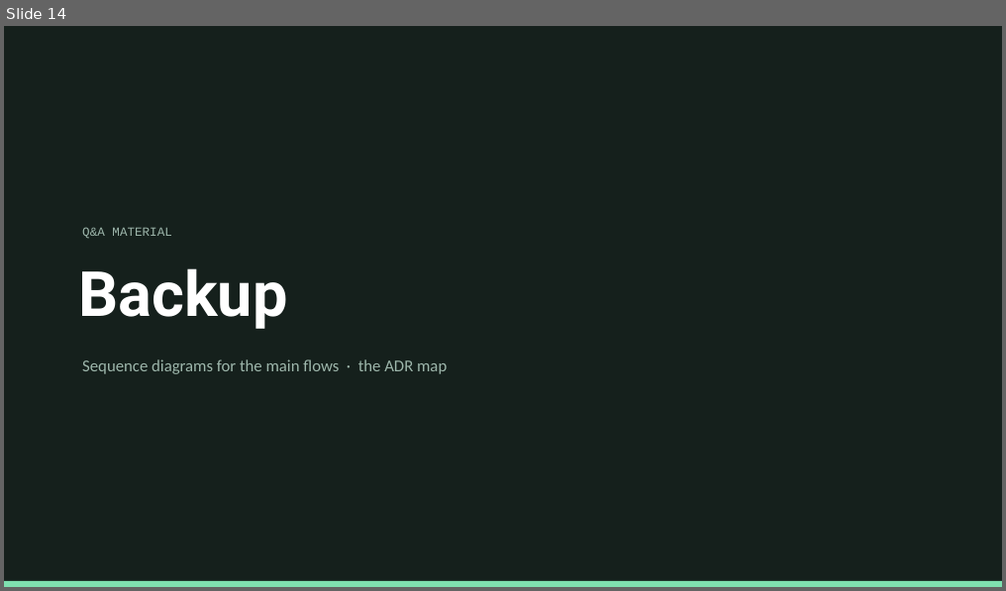
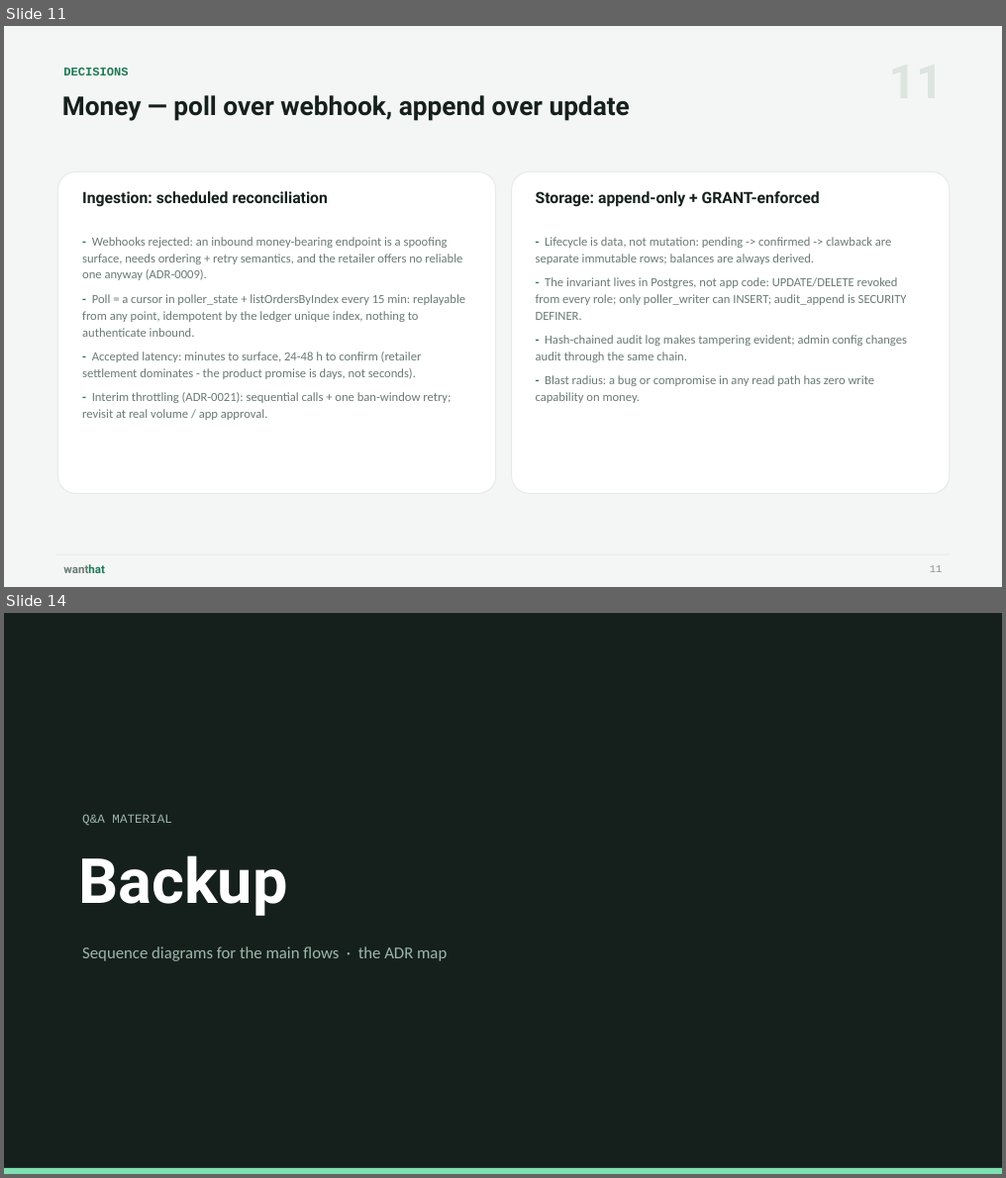
Before and after one commit to wanthat-app/monorepo, a slide deck: slides/wanthat-presentation.pptx. Shown one above the other, each under a label of ours: slide 14 before the commit, slides 11 and 14 after it; the slides between them are not shown. The pictures are 1006x591 and 1006x1178 pixels, drawn with LibreOffice and Linux fonts; fonts in the diff are those of the drawing. Boxes give left, top, right and bottom in pixels: in the first picture for what was removed or moved away, otherwise in the second. Text is boxed around its words. In the diff, an @@ line names an element or a change of style, - is before the commit and + after.

```diff
--- a/slides/wanthat-presentation.pptx
+++ b/slides/wanthat-presentation.pptx
@@ slide 11 added at (4, 26, 1002, 587), background #F4F6F5 @@
@@ text added at (63, 68, 128, 76), 11.5 pt, text #1F7A57, bold @@
+DECISIONS
@@ text added at (62, 95, 630, 121), 25 pt, text #15201C, bold @@
+Money — poll over webhook, append over update
@@ rounded rectangle added at (57, 172, 496, 494), fill #FFFFFF, outline #E6EBE8 1 pt @@
@@ rounded rectangle added at (512, 172, 949, 494), fill #FFFFFF, outline #E6EBE8 1 pt @@
@@ text added at (82, 191, 328, 207), 15 pt, text #15201C, bold @@
+Ingestion: scheduled reconciliation
@@ text added at (536, 191, 820, 207), 15 pt, text #15201C, bold @@
+Storage: append-only + GRANT-enforced
@@ text added at (82, 237, 465, 420), 12 pt, text #6B7B73 @@
+- Webhooks rejected: an inbound money-bearing endpoint is a spoofing surface, needs ordering + retry semantics, and the retailer offers no reliable one anyway (ADR-0009).
+- Poll = a cursor in poller_state + listOrdersByIndex every 15 min: replayable from any point, idempotent by the ledger unique index, nothing to authenticate inbound.
+- Accepted latency: minutes to surface, 24-48 h to confirm (retailer settlement dominates - the product promise is days, not seconds).
+- Interim throttling (ADR-0021): sequential calls + one ban-window retry; revisit at real volume / app approval.
@@ text added at (536, 237, 907, 403), 12 pt, text #6B7B73 @@
+- Lifecycle is data, not mutation: pending -> confirmed -> clawback are separate immutable rows; balances are always derived.
+- The invariant lives in Postgres, not app code: UPDATE/DELETE revoked from every role; only poller_writer can INSERT; audit_append is SECURITY DEFINER.
+- Hash-chained audit log makes tampering evident; admin config changes audit through the same chain.
+- Blast radius: a bug or compromise in any read path has zero write capability on money.
@@ rectangle added at (56, 555, 949, 556), fill #E6EBE8 @@
@@ text added at (63, 565, 105, 573), 11 pt, text #6B7B73, bold @@
+wanthat
@@ text added at (930, 566, 943, 572), 10 pt, text #8A968F @@
+11
```
Also in this commit, not shown: 1 slide changed, 6 other slides added, 7 slides removed.
